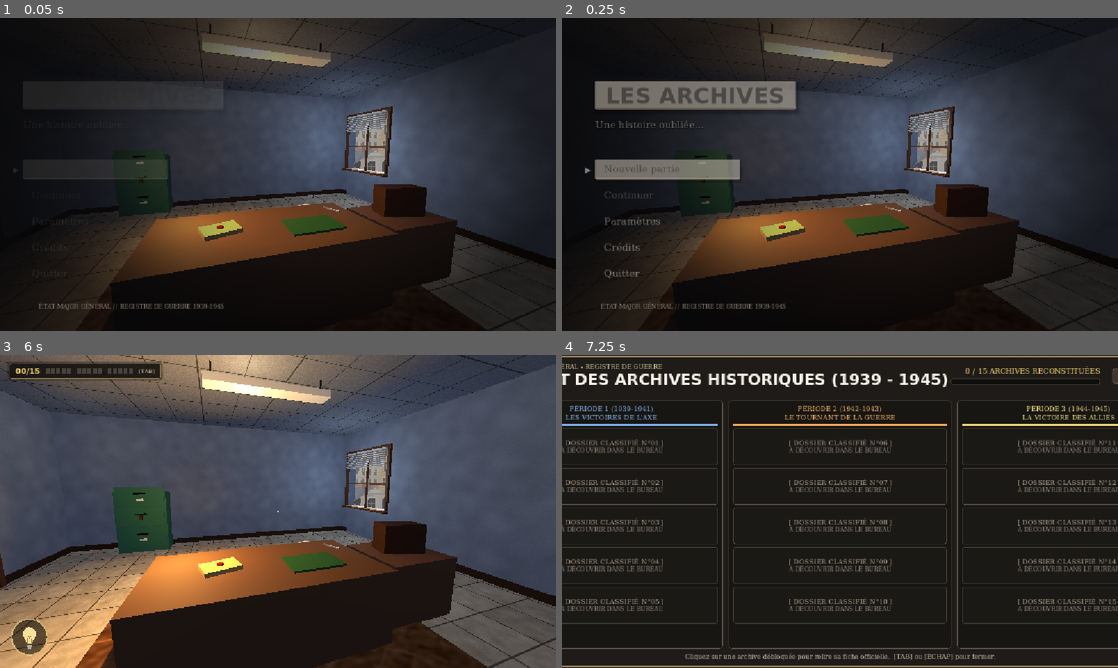
Above: before the commit, frames 1-4 (two rows, left to right).
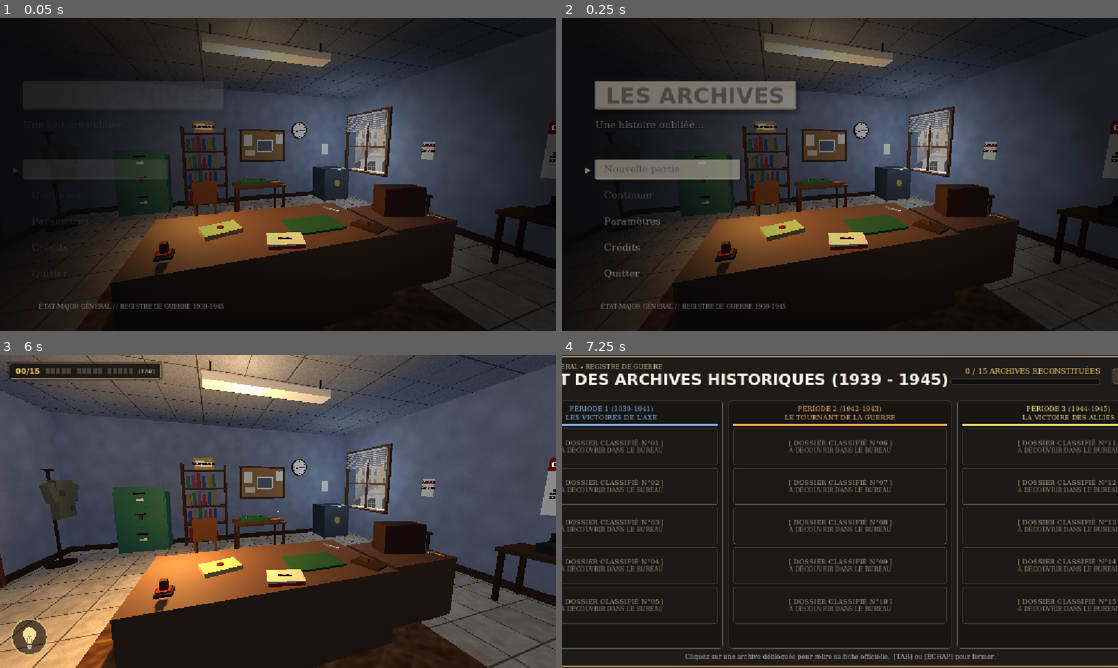
Above: after the commit, the same moments.

Repository: NexorrDev/Godot-WW2
Game: Godot game, scene res://scenes/main_game.tscn
The game is run twice, just before and just after one commit, with the same random seed, the same clock (stepped at 60 frames per second) and the same inputs.
Inputs (mouse positions are in pixels of both pictures, inside the frame that each line leads up to):
- Up to frame 1 (0.05 s): no input
- Up to frame 2 (0.25 s): no input
- Up to frame 3 (6 s): click "Nouvelle partie" at 0.5 s; click (27, 639) at 1.25 s; click "Voir l'indice" at 2 s; click "Plus d'aide (la solution)" at 2.75 s; click "Voir l'indice" at 3.5 s; click "Plus d'aide (la solution)" at 4.25 s; click "Voir l'indice" at 5 s; click "Fermer" at 5.75 s
- Up to frame 4 (7.25 s): tap Enter at 6.5 s; move the mouse to (867, 511) at 6.52 s; hold W from 6.53 s (still down); tap Tab at 6.6 s; click (867, 511) at 6.67 s

The runs differ from the first frame. In frame 1, 5.3% of the frame differs, in the area x 27-100%, y 32-82%; in frame 2, 5.3%; in frame 3, 6.4%, in the area x 7-100%, y 32-82%; in frame 4, less than 0.1%.

Commit message:
Fil narratif : objets des périodes suivantes visibles mais non interactifs jusqu'à leur période
Co-Authored-By: Claude Sonnet 5.5 <noreply@anthropic.com>
Claude-Session: https://claude.ai/code/session_019jx8jc2EtZW8BPq9GZRgmx

Diff:
--- a/ww-2-archives-game/scripts/interactable.gd
+++ b/ww-2-archives-game/scripts/interactable.gd
@@ -6,6 +6,9 @@
 
 @export var prompt_message: String = "Examiner"
 
+## Verrouillé par le fil narratif (PeriodGate) : l'objet reste visible mais on ne peut pas encore interagir avec.
+var locked := false
+
 signal interacted()
 
 func interact() -> void:
--- a/ww-2-archives-game/scripts/period_gate.gd
+++ b/ww-2-archives-game/scripts/period_gate.gd
@@ -1,15 +1,20 @@
 extends RefCounted
 class_name PeriodGate
 
-## Fil narratif : les objets d'une période n'existent (visibles et utilisables) que quand cette période est atteinte.
-## Période 1 (matin) : dates 1-5 ; période 2 (midi / après-midi) : dates 6-10 ; période 3 (soir) : dates 11-15.
-## On désactive le nœud (process_mode DISABLED) : ses collisions sortent du monde physique, donc plus de visée possible.
+## Fil narratif : les objets des périodes suivantes sont déjà visibles dans la salle,
+## mais on ne peut pas interagir avec tant que la période précédente n'est pas terminée.
+## Période 1 (matin) : dates 1-5 ; période 2 (midi) : dates 6-10 ; période 3 (soir) : dates 11-15.
 
 static func bind(node: Node3D, period: int) -> void:
 	var refresh := func():
 		var open: bool = GameManager.current_period >= period
-		node.visible = open
-		node.process_mode = Node.PROCESS_MODE_INHERIT if open else Node.PROCESS_MODE_DISABLED
+		_lock(node, not open)
 	GameManager.period_changed.connect(func(_p): refresh.call())
 	GameManager.game_loaded.connect(refresh)
 	refresh.call()
+
+static func _lock(n: Node, value: bool) -> void:
+	if n is Interactable:
+		n.locked = value
+	for c in n.get_children():
+		_lock(c, value)
--- a/ww-2-archives-game/scripts/player.gd
+++ b/ww-2-archives-game/scripts/player.gd
@@ -176,7 +176,7 @@
 
 	if interaction_ray.is_colliding():
 		var collider = interaction_ray.get_collider()
-		if collider is Interactable:
+		if collider is Interactable and not collider.locked:
 			current_interactable = collider
 			if prompt_label:
 				prompt_label.text = ("" if touch != null else "[E] ") + current_interactable.prompt_message
